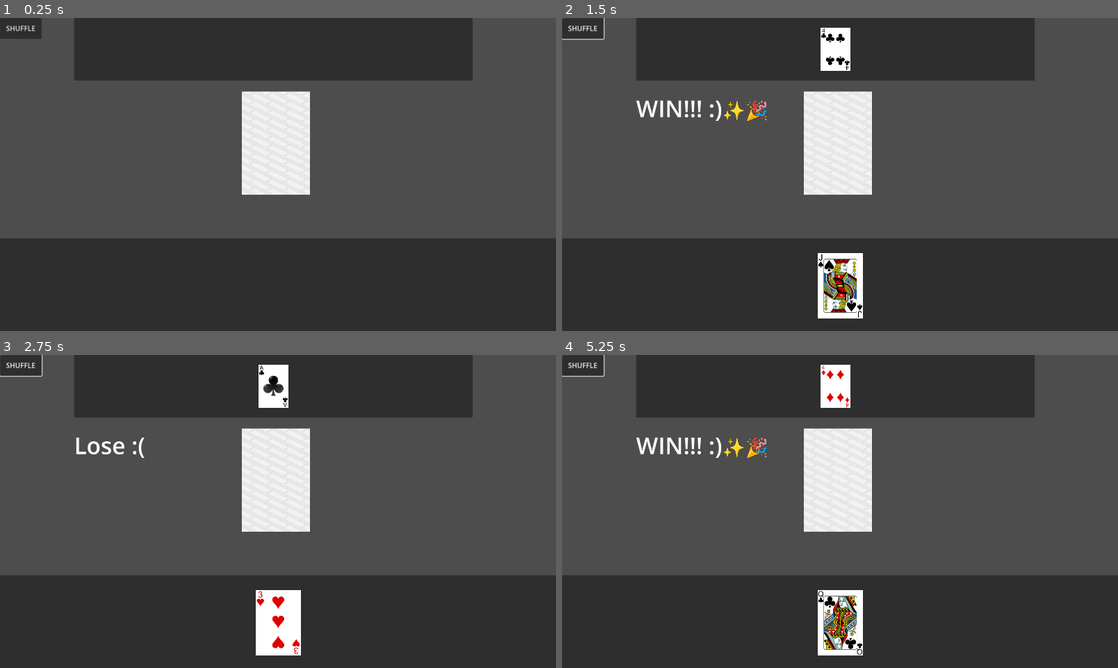
Above: before the commit, frames 1-4 (two rows, left to right).
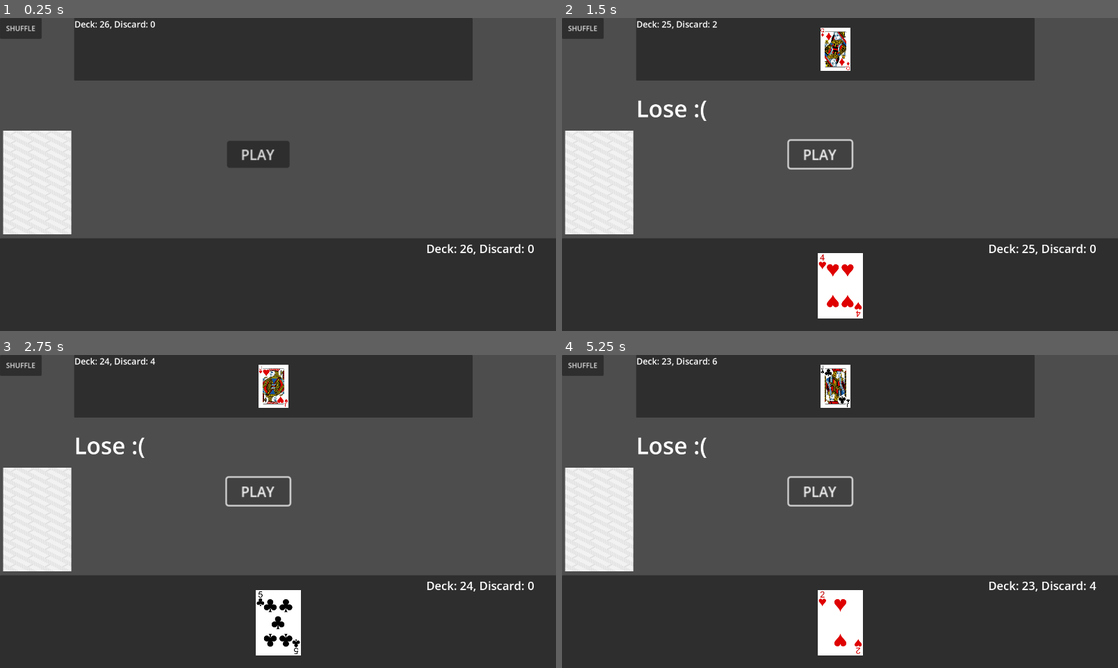
Above: after the commit, the same moments.

Repository: water221c/CARD
Game: Godot game, scene res://main.tscn
Same seed, same stepped clock (60 frames per second), same inputs: the game is played once before the commit and once after it.
Inputs (mouse positions are in pixels of both pictures, inside the frame that each line leads up to):
- Up to frame 1 (0.25 s): no input
- Up to frame 2 (1.5 s): click "SHUFFLE" at 0.5 s; click (817, 155) at 1.25 s, where only the run after the commit has a clickable "PLAY"
- Up to frame 3 (2.75 s): click (255, 492) at 2 s, where only the run after the commit has a clickable "PLAY"
- Up to frame 4 (5.25 s): click "SHUFFLE" at 2.75 s; click "SHUFFLE" at 3.5 s; click (817, 492) at 4.25 s, where only the run after the commit has a clickable "PLAY"; tap Enter at 5 s; move the mouse to (840, 480) at 5.02 s; click (840, 480) at 5.1 s

The runs differ from the first frame. In frame 1, 8.8% of the frame differs, in the area x 0-96%, y 0-76%; in frame 2, 11%, in the area x 0-96%, y 0-96%; in frame 3, 9.5%; in frame 4, 11%.

Commit message:
user and enemy decks are now limited with the amount of cards they have, and you can win or lose cards depending on if you win or lose the fight, need to add the function for the draw as it currently just acts like a user win

Diff:
--- a/Main.gd
+++ b/Main.gd
@@ -13,10 +13,13 @@
 	if (userCardTog && enemyCardTog):
 		if ($Hand.lastUserCard.value > $EnemyHand.lastEnemyCard.value):
 			$Win.show()
+			$Deck.result(1)
 		elif ($Hand.lastUserCard.value < $EnemyHand.lastEnemyCard.value):
 			$Lose.show()
+			$Deck.result(-1)
 		else:
 			$Draw.show()
+			$Deck.result(0)
 		userCardTog = false
 		enemyCardTog = false
 
@@ -52,3 +55,12 @@
 
 func drawn_enemy_card():
 	enemyCardTog = true
+
+
+func _on_button_pressed():
+	$Deck.play()
+
+
+func _on_deck_update_text(userDeck, userDiscard, enemyDeck, enemyDiscard):
+	$UserCards.set_text("Deck: " + str(userDeck) + ", Discard: " + str(userDiscard))
+	$EnemyCards.set_text("Deck: " + str(enemyDeck) + ", Discard: " + str(enemyDiscard))
--- a/deck.gd
+++ b/deck.gd
@@ -1,11 +1,11 @@
 extends Area2D
 
-var mouse = false
 
 signal draw_card(card, cardTexture, cardValue)
 signal draw_opp_card(card, cardTexture, cardValue)
 signal ask_hand_size()
 signal clear_hand()
+signal update_text(userDeck, userDiscard, enemyDeck, enemyDiscard)
 
 var Card = preload("res://card.tscn")
 
@@ -63,47 +63,49 @@
 const sA = preload("res://Playing Cards/ace_of_spades.png")
 
 var deck = [[c2, 2], [c3, 3], [c4, 4], [c5, 5], [c6, 6], [c7, 7], [c8, 8], [c9, 9], [c10, 10], [cJ, 11], [cQ, 12], [cK, …(384 unchanged characters)…
-var discard = []
 
+var userDeck = []
+var userDiscard = []
+
+var enemyDeck = []
+var enemyDiscard = []
 
 var handSize = 0
 
 # Called when the node enters the scene tree for the first time.
 func _ready():
-	randomize()
-	deck.shuffle()
-
+	reshuffle()
 
 
 # Called every frame. 'delta' is the elapsed time since the previous frame.
 func _process(delta):
-	if (Input.is_action_just_released("click") && mouse):
-		if (deck.size() <= 0): #checks if deck is empty
-			print("deck empty")
-		else:
-			reshuffle()
+	pass
 
-			await get_tree().create_timer(1 / 600).timeout
+func play():
+	clear_hand.emit()
 
-			draw_user_card()
+	await get_tree().create_timer(1/6000).timeout
 
-			draw_enemy_card()
-			#get_hand_size()
-			#if (handSize >= 8): #limits maximum hand size to arg minus 1
-				#pass
-			#else:
-				#draw_card.emit(Card, deck[0][0], deck[0][1])
-				#discard.append(deck[0])
-				#deck.remove_at(0)
-				#print("card")
+	draw_user_card()
+
+	draw_enemy_card()
+
+	await get_tree().create_timer(1/6000).timeout
+
+	update_counts()
+
 
 #reshuffles the discard pile into the deck
 func reshuffle():
-	deck.append_array(discard)
 	randomize()
 	deck.shuffle()
-	discard.clear()
+	userDeck.clear()
+	enemyDeck.clear()
+	for i in deck.size() / 2:
+		userDeck.append(deck[i])
+		enemyDeck.append(deck[i + 26])
 	clear_hand.emit()
+	update_counts()
 
 #asks main to send a request to Hand to return its card amount
 func get_hand_size():
@@ -113,22 +115,56 @@
 func return_hand_size(size):
 	handSize = size
 
-func _on_mouse_entered():
-	mouse = true
-
-func _on_mouse_exited():
-	mouse = false
 
 #draws a card for the user
 func draw_user_card():
-	draw_card.emit(Card, deck[0][0], deck[0][1])
-	discard.append(deck[0])
-	deck.remove_at(0)
-	#print("user card")
+	if (userDeck.size() < 1):
+		if (userDiscard.size() > 0):
+			userDeck.append_array(userDiscard)
+			print("user shuffle")
+			randomize()
+			userDeck.shuffle()
+			userDiscard.clear()
+		else:
+			print("YOU LOSE")
+			pass
+	draw_card.emit(Card, userDeck[0][0], userDeck[0][1])
+
 
 #draws a card for the opponent
 func draw_enemy_card():
-	draw_opp_card.emit(Card, deck[0][0], deck[0][1])
-	discard.append(deck[0])
-	deck.remove_at(0)
-	#print("enemy card")
+	if (enemyDeck.size() < 1):
+		if (enemyDiscard.size() > 0):
+			enemyDeck.append_array(enemyDiscard)
+			print("enemy shuffle")
+			randomize()
+			enemyDeck.shuffle()
+			enemyDiscard.clear()
+		else:
+			print("YOU WIN")
+			pass
+	draw_opp_card.emit(Card, enemyDeck[0][0], enemyDeck[0][1])
+
+func result(result: int):
+	#Win
+	if (result == 1):
+		userDiscard.append(userDeck[0])
+		userDiscard.append(enemyDeck[0])
+		userDeck.remove_at(0)
+		enemyDeck.remove_at(0)
+	#Lose
+	elif (result == -1):
+		enemyDiscard.append(userDeck[0])
+		enemyDiscard.append(enemyDeck[0])
+		userDeck.remove_at(0)
+		enemyDeck.remove_at(0)
+	#Draw
+	elif (result == 0):
+		 #need to add a "מלחמה" function
+		userDiscard.append(userDeck[0])
+		userDiscard.append(enemyDeck[0])
+		userDeck.remove_at(0)
+		enemyDeck.remove_at(0)
+
+func update_counts():
+	update_text.emit(userDeck.size(), userDiscard.size(), enemyDeck.size(), enemyDiscard.size())
--- a/main.tscn
+++ b/main.tscn
@@ -14,11 +14,17 @@
 [sub_resource type="LabelSettings" id="LabelSettings_t2h8s"]
 font_size = 80
 
+[sub_resource type="LabelSettings" id="LabelSettings_22qne"]
+font_size = 30
+
+[sub_resource type="LabelSettings" id="LabelSettings_i1vik"]
+font_size = 40
+
 [node name="Main" type="Node2D"]
 script = ExtResource("1_0ximm")
 
 [node name="Deck" parent="." instance=ExtResource("2_t1pj1")]
-position = Vector2(952, 432)
+position = Vector2(128, 568)
 scale = Vector2(1.5, 1.5)
 
 [node name="Hand" parent="." instance=ExtResource("3_vmfkg")]
@@ -62,8 +68,31 @@
 text = "Draw"
 label_settings = SubResource("LabelSettings_t2h8s")
 
+[node name="Button" type="Button" parent="."]
+offset_left = 784.0
+offset_top = 424.0
+offset_right = 856.0
+offset_bottom = 455.0
+scale = Vector2(3, 3)
+text = "PLAY"
+
+[node name="EnemyCards" type="Label" parent="."]
+offset_left = 257.0
+offset_right = 297.0
+offset_bottom = 23.0
+label_settings = SubResource("LabelSettings_22qne")
+
+[node name="UserCards" type="Label" parent="."]
+offset_left = 1472.0
+offset_top = 768.0
+offset_right = 1512.0
+offset_bottom = 791.0
+label_settings = SubResource("LabelSettings_i1vik")
+
 [connection signal="ask_hand_size" from="Deck" to="." method="_on_deck_ask_hand_size"]
 [connection signal="clear_hand" from="Deck" to="." method="_on_deck_clear_hand"]
 [connection signal="draw_card" from="Deck" to="." method="_on_deck_draw_card"]
 [connection signal="draw_opp_card" from="Deck" to="." method="_on_deck_draw_opp_card"]
+[connection signal="update_text" from="Deck" to="." method="_on_deck_update_text"]
 [connection signal="pressed" from="shuffle" to="." method="_on_shuffle_pressed"]
+[connection signal="pressed" from="Button" to="." method="_on_button_pressed"]
Not shown: 1 places in main.tscn that only renumber resources
